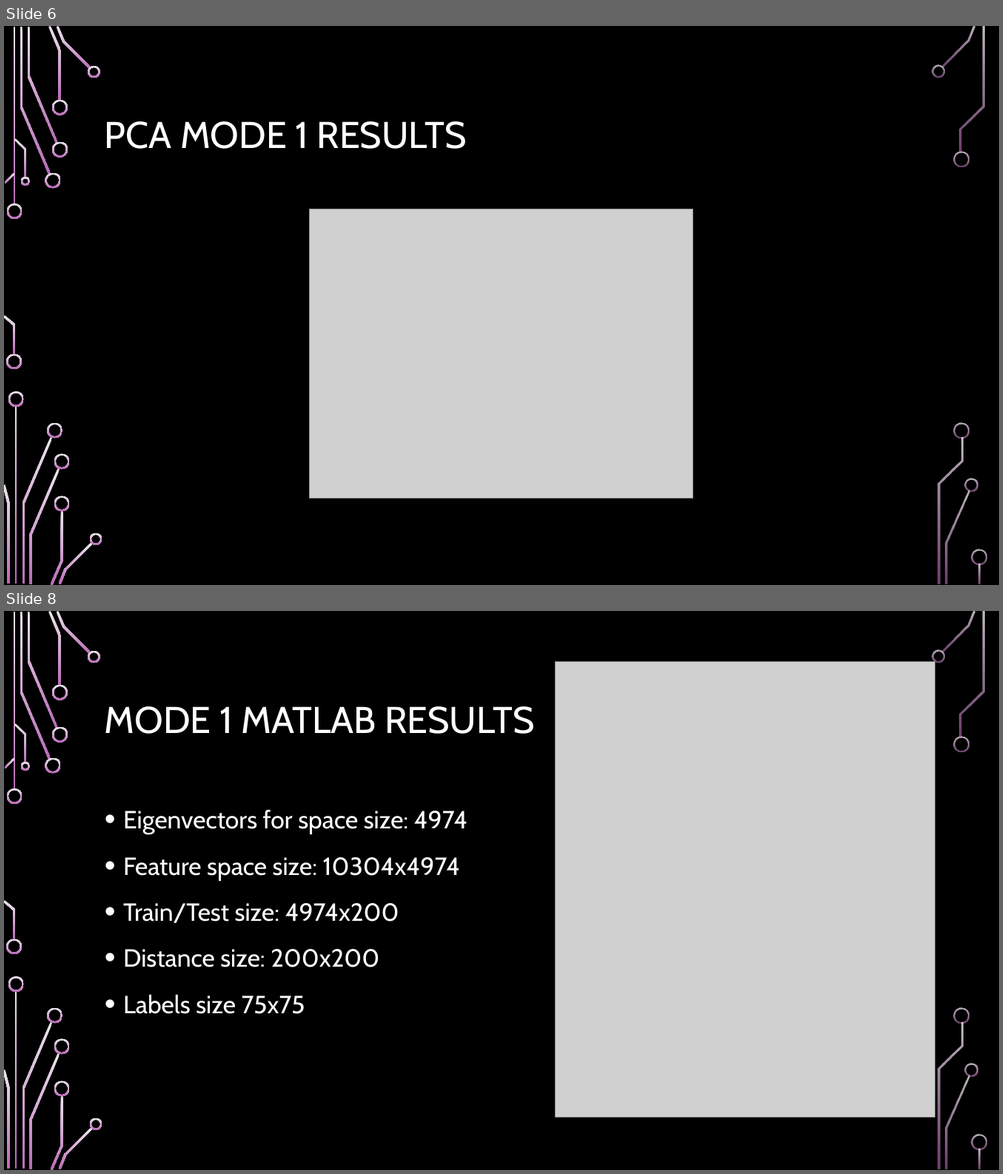
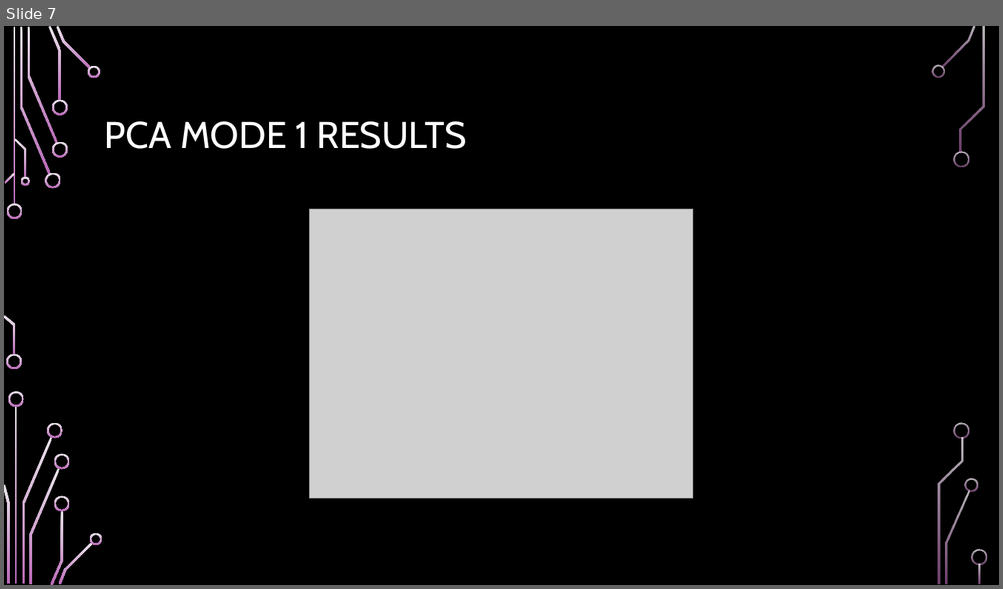
Before and after one commit to santosh500/SupervisedLearning, a slide deck: LDA_Project3/ResultsPresentation.pptx. Shown one above the other, each under a label of ours: slides 6 and 8 before the commit, slide 7 after it; the slides between them are not shown. The pictures are 1003x1174 and 1003x589 pixels, drawn with LibreOffice and Linux fonts; fonts in the diff are those of the drawing; grey boxes stand for pictures; background and template pictures are left out. Boxes give left, top, right and bottom in pixels: in the first picture for what was removed or moved away, otherwise in the second. Text is boxed around its words. In the diff, an @@ line names an element or a change of style, - is before the commit and + after.

```diff
--- a/LDA_Project3/ResultsPresentation.pptx
+++ b/LDA_Project3/ResultsPresentation.pptx
@@ slide 8 removed at (4, 611, 999, 1170), background picture (left out); not listed: 36 template elements that a slide beside it also shows @@
@@ picture removed at (555, 662, 935, 1118) @@
@@ title removed at (105, 706, 534, 734) @@
-MODE 1 MATLAB RESULTS
@@ text removed at (123, 809, 467, 1014) @@
-• Eigenvectors for space size: 4974
-• Feature space size: 10304x4974
-• Train/Test size: 4974x200
-• Distance size: 200x200
-• Labels size 75x75
@@ what was slide 6 is now slide 7 @@
```
Also in this commit, not shown: 3 slides changed, 2 slides added, 1 other slide removed, 1 other file.
